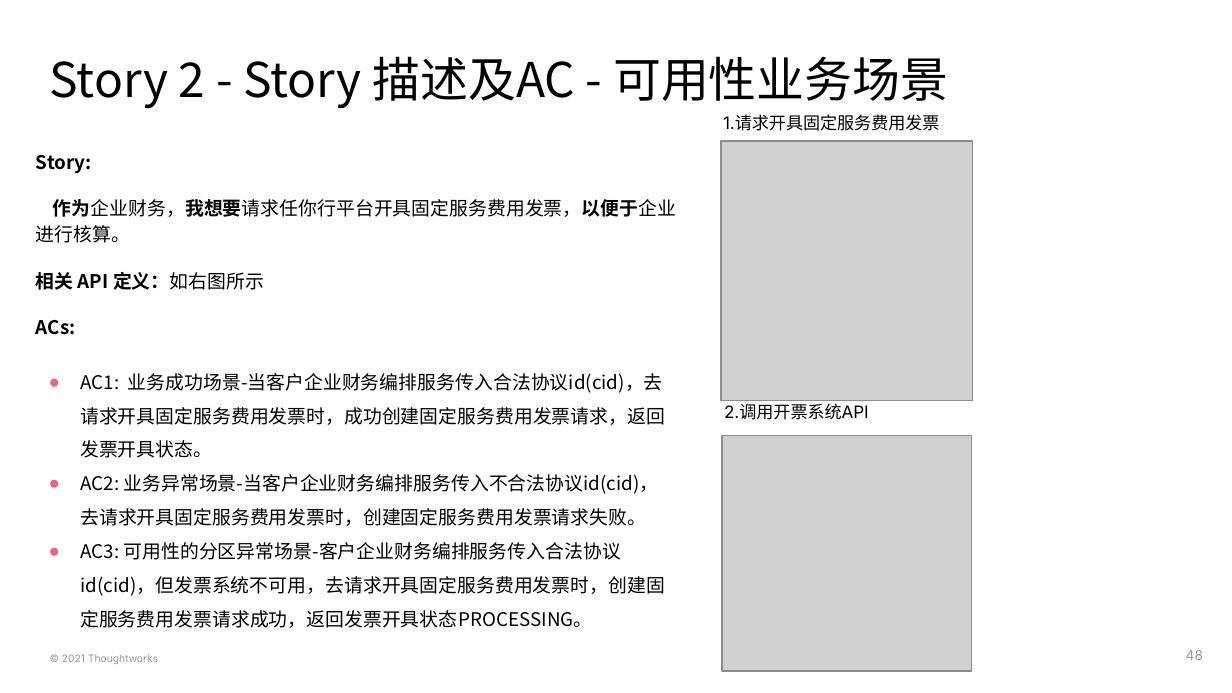
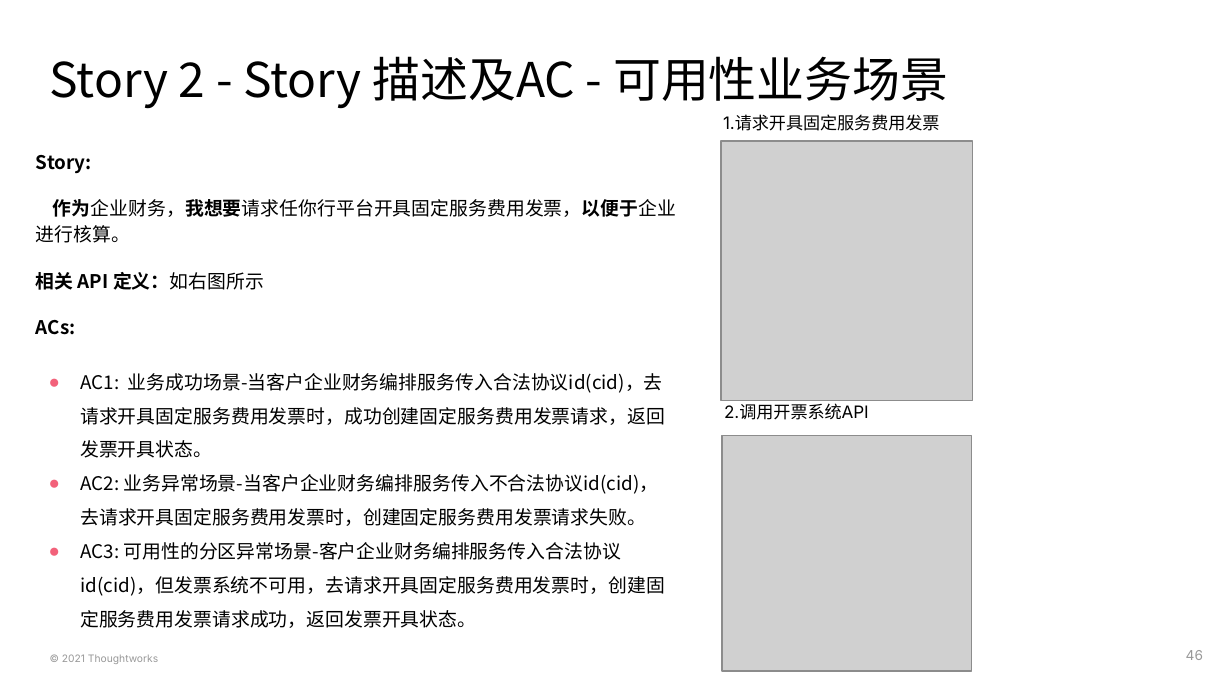
Before and after one commit to deesyx/heima, a slide deck: slide 46 of doc/PS4 黑马考核-项目On-boarding模板-胡炫光.pptx (slide 48 before the commit). Drawn at 1232x693 pixels with LibreOffice and Linux fonts; fonts in the diff are those of the drawing; grey boxes stand for pictures. Boxes give left, top, right and bottom in pixels: in the first picture for what was removed or moved away, otherwise in the second. Text is boxed around its words. In the diff, an @@ line names an element or a change of style, - is before the commit and + after.

```diff
--- a/doc/PS4 黑马考核-项目On-boarding模板-胡炫光.pptx
+++ b/doc/PS4 黑马考核-项目On-boarding模板-胡炫光.pptx
@@ text at <box>80,542,665,628</box>: text changed @@
-● AC3: 可用性的分区异常场景-客户企业财务编排服务传入合法协议id(cid)，但发票系统不可用，去请求开具固定服务费用发票时，创建固定服务费用发票请求成功，返回发票开具状态PROCESSING。
+● AC3: 可用性的分区异常场景-客户企业财务编排服务传入合法协议id(cid)，但发票系统不可用，去请求开具固定服务费用发票时，创建固定服务费用发票请求成功，返回发票开具状态。
```
Also in this commit, not shown: 14 other slides changed, 1 slide removed, 17 other files.
